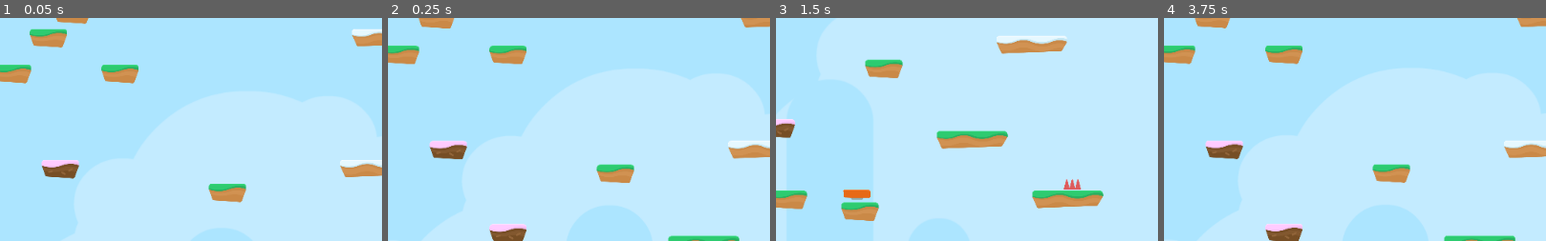
Above: before the commit, frames 1-4 (left to right).
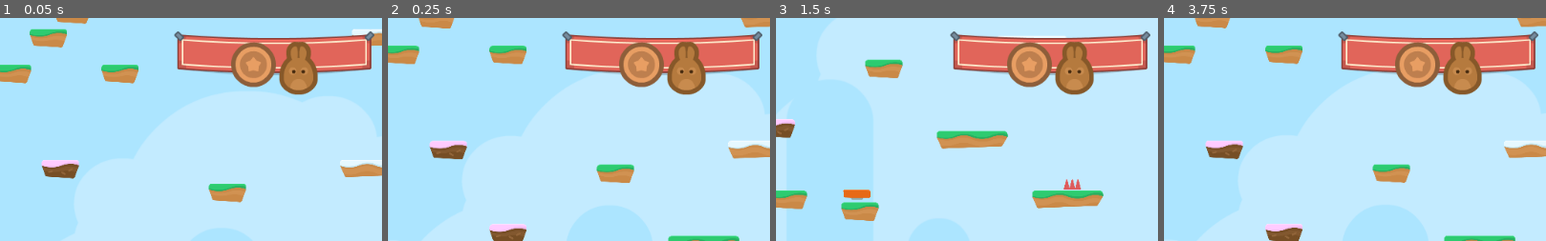
Above: after the commit, the same moments.

Repository: sandoche/Godot-learning-udemy
Game: Godot game, scene res://Levels/Level1.tscn
Same seed, same stepped clock (60 frames per second), same inputs: the game is played once before the commit and once after it.
Inputs (mouse positions are % of the whole screen's width and height, from its top left):
- Up to frame 1 (0.05 s): no input
- Up to frame 2 (0.25 s): no input
- Up to frame 3 (1.5 s): tap Enter at 0.5 s; hold D (right) from 0.53 s (still down); tap Z (jump) at 0.77 s
- Up to frame 4 (3.75 s): tap Z (jump) at 1.52 s; release D (right) at 2.03 s; hold Q (left) 2.03-2.75 s; click (34, 64) at 2.75 s; hold D (right) from 3.53 s (still down)
The pictures show only the part of the screen within x 49-99%, y 0-50%; the shares and areas given below are measured in that part.

The runs differ from the first frame. In frame 1, 9.7% of the frame differs, in the area x 45-98%, y 5-35%; in frame 2, 9.7%; in frame 3, 9.6%; in frame 4, 9.7%.

Commit message:
:sparkles: Adding HUD

Diff:
--- /dev/null
+++ b/HoppyDays/GUI/GUI.tscn
@@ -0,0 +1,51 @@
+[gd_scene load_steps=4 format=2]
+
+[ext_resource path="res://GFX/HUD/bannerHanging.png" type="Texture" id=1]
+[ext_resource path="res://GFX/HUD/coin_bronze.png" type="Texture" id=2]
+[ext_resource path="res://GFX/HUD/lifes.png" type="Texture" id=3]
+
+[node name="GUI" type="CanvasLayer"]
+
+[node name="Control" type="Control" parent="."]
+anchor_right = 1.0
+anchor_bottom = 1.0
+__meta__ = {
+"_edit_use_anchors_": false
+}
+
+[node name="TextureRect" type="TextureRect" parent="Control"]
+anchor_left = 1.0
+anchor_right = 1.0
+margin_left = -286.0
+margin_top = 18.0
+margin_bottom = 59.0
+texture = ExtResource( 1 )
+__meta__ = {
+"_edit_use_anchors_": false
+}
+
+[node name="HBoxContainer" type="HBoxContainer" parent="Control/TextureRect"]
+anchor_right = 1.0
+anchor_bottom = 1.0
+margin_left = 11.0
+margin_top = 14.0
+margin_right = -29.0
+margin_bottom = -15.0
+alignment = 1
+__meta__ = {
+"_edit_use_anchors_": false
+}
+
+[node name="CoinIcon" type="TextureRect" parent="Control/TextureRect/HBoxContainer"]
+margin_left = 65.0
+margin_top = -12.0
+margin_right = 125.0
+margin_bottom = 53.0
+texture = ExtResource( 2 )
+
+[node name="LifeIcon" type="TextureRect" parent="Control/TextureRect/HBoxContainer"]
+margin_left = 129.0
+margin_top = -22.0
+margin_right = 181.0
+margin_bottom = 49.0
+texture = ExtResource( 3 )
--- a/HoppyDays/Levels/Level1.tscn
+++ b/HoppyDays/Levels/Level1.tscn
@@ -6,6 +6,7 @@
 [ext_resource path="res://SFX/Summer_Park.ogg" type="AudioStream" id=4]
 [ext_resource path="res://Items/JumpPad.tscn" type="PackedScene" id=5]
 [ext_resource path="res://State/GameState.gd" type="Script" id=6]
+[ext_resource path="res://GUI/GUI.tscn" type="PackedScene" id=7]
 
 [node name="Level1" type="Node2D"]
 script = ExtResource( 6 )
@@ -54,3 +55,5 @@
 stream = ExtResource( 4 )
 volume_db = -5.0
 autoplay = true
+
+[node name="GUI" parent="." instance=ExtResource( 7 )]
Not shown: 1 places in HoppyDays/Levels/Level1.tscn that only renumber resources
